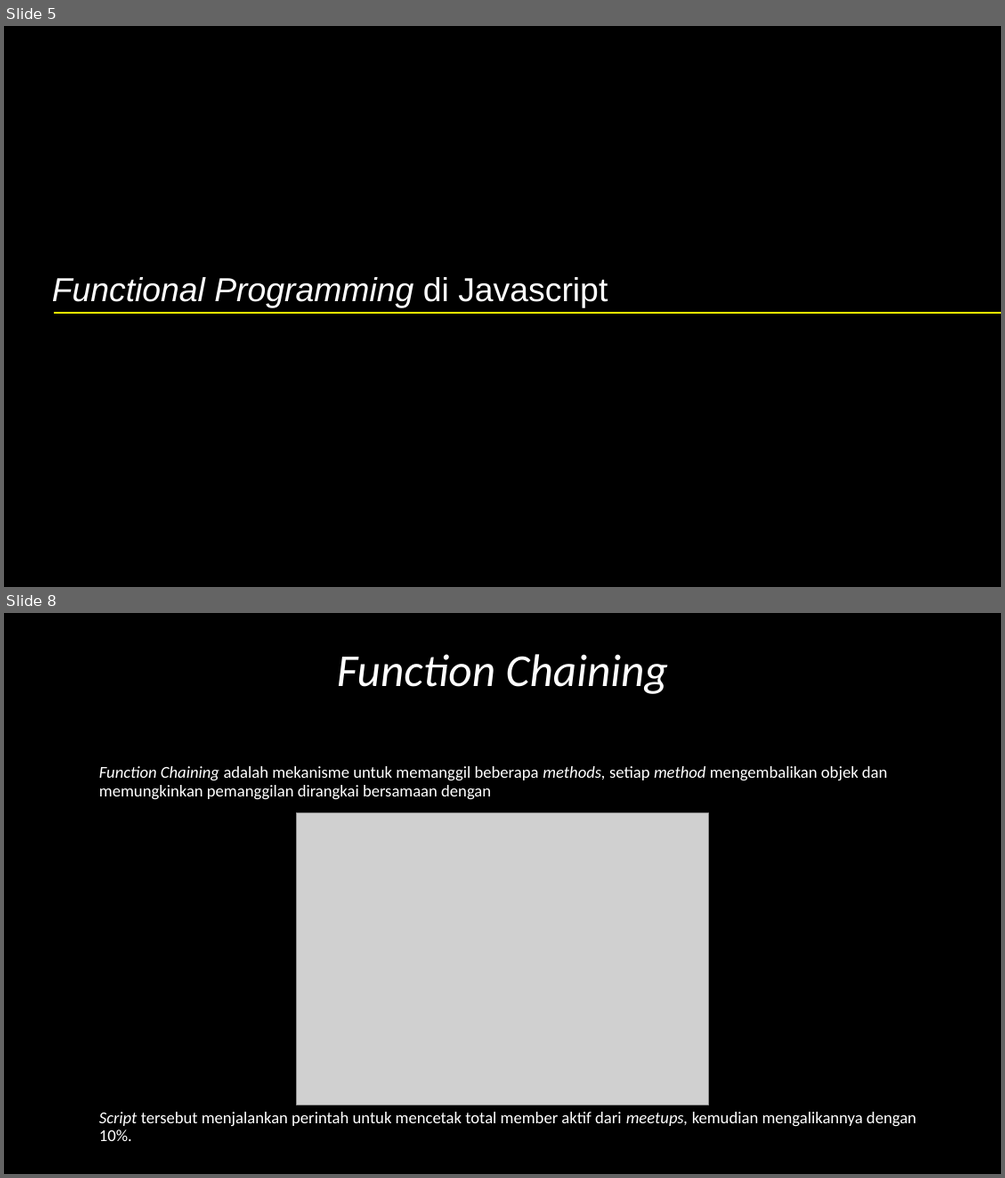
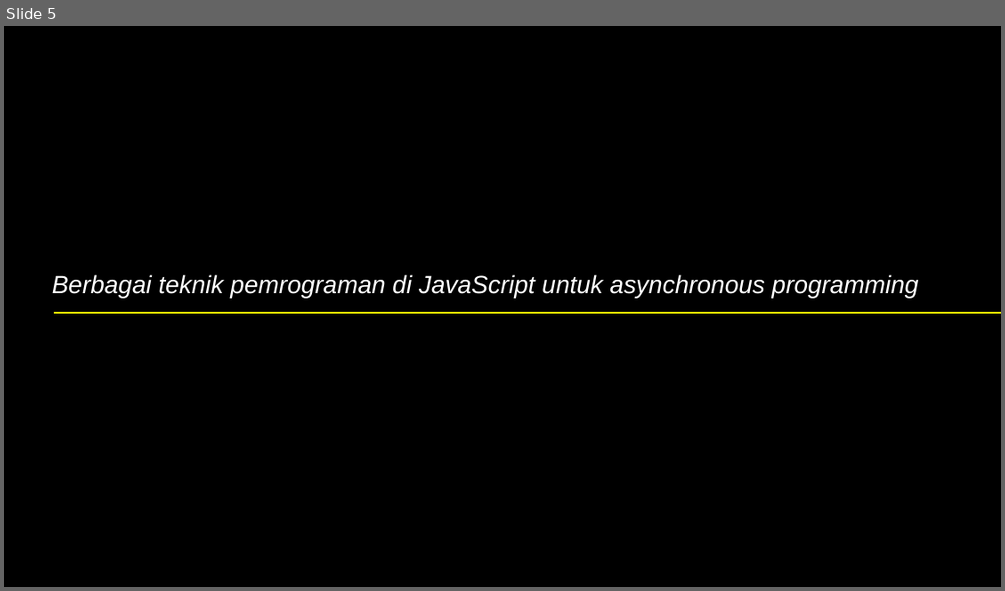
Before and after one commit to mahendrafajar17/axarschool, a slide deck: Backend/Modul 5.pptx. Shown one above the other, each under a label of ours: slides 5 and 8 before the commit, slide 5 after it; the slides between them are not shown. The pictures are 1005x1178 and 1005x591 pixels, drawn with LibreOffice and Linux fonts; fonts in the diff are those of the drawing; grey boxes stand for pictures. Boxes give left, top, right and bottom in pixels: in the first picture for what was removed or moved away, otherwise in the second. Text is boxed around its words. In the diff, an @@ line names an element or a change of style, - is before the commit and + after.

```diff
--- a/Backend/Modul 5.pptx
+++ b/Backend/Modul 5.pptx
@@ slide 8 removed at [4,613,1001,1174], background #000000 @@
@@ title removed at [337,654,668,694] @@
-Function Chaining
@@ text removed at [99,766,888,800] @@
-Function Chaining adalah mekanisme untuk memanggil beberapa methods, setiap method mengembalikan objek dan memungkinkan pemanggilan dirangkai bersamaan dengan
@@ picture removed at [296,812,708,1104] @@
@@ text removed at [99,1111,916,1141] @@
-Script tersebut menjalankan perintah untuk mencetak total member aktif dari meetups, kemudian mengalikannya dengan 10%.
@@ slide 5 changed as well @@
@@ text at [52,274,919,297]: text changed; size 24 to 18 pt @@
-Functional Programming di Javascript
+Berbagai teknik pemrograman di JavaScript untuk asynchronous programming
```
Also in this commit, not shown: 3 other slides changed, 6 slides added, 3 other slides removed, 3 other files.
